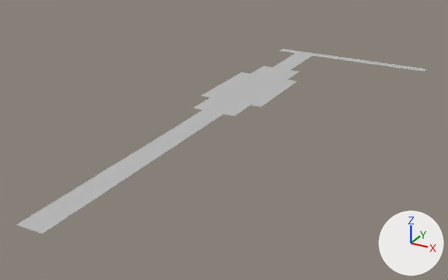
What one commit did to the FBX model Assets/Art Assets/Meshes/Object_TempleRoof_11.fbx.
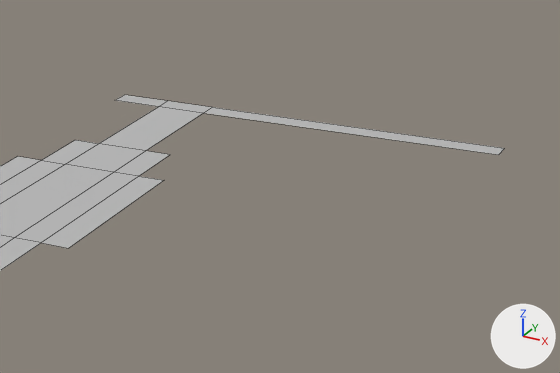
Each version is shown whole from a camera (50 mm lens) standing at (26.2, -56.2, 18.7) and looking at (4.2, -16.2, -1.3), then close up on the part from 52% to 100% of the width and 4% to 55% of the height. Arrows for +X, +Y and +Z are at lower right; the lights stay in place. The close-ups show mesh edges as thin lines. The same objects are shown in both versions, whatever each file hides. Where no turn or scale is listed for an object, it has been applied to the vertices.

In view in the first close-up: 'Object_TempleRoof_11'.
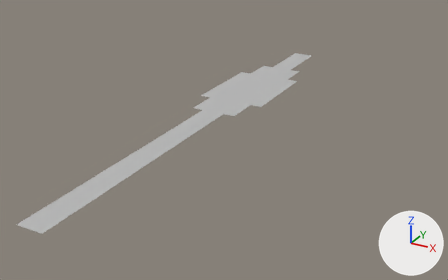
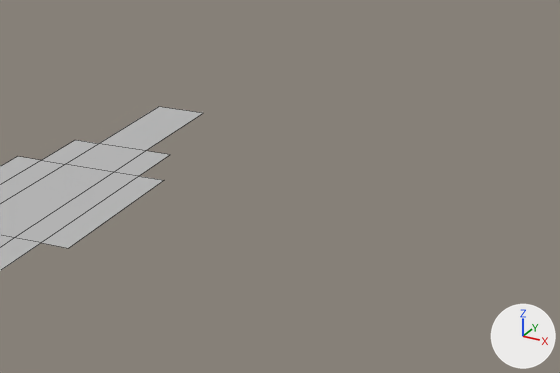
Where the change shows, as pixel boxes [x1, y1, x2, y2] in the close-ups (560 x 373 px):
'Object_TempleRoof_11', reshaped: before [0, 95, 504, 271]; after [0, 107, 203, 271]
part 1 of me_mesh, deleted: before [116, 95, 504, 155]

The change, as a list of edits to the scene's bpy script:
```text
Change me_mesh:
    where me_mesh.from_pydata(...)  # 30 vertices, 16 faces; spans x -1.0..15.0, y -35.0..7.0, z 0.0
    used by ob_object_templeroof_11; location = (0.0, 0.0, 0.0)
    verts and faces of me_mesh; kept vertices keep their numbers, new ones are numbered from 30
    before: 20 (3.0, 6.0, 0.0) at pixel (203, 113), 21 (1.0, 6.0, 0.0) at pixel (158, 106), 22 (3.0, 7.0, 0.0) at pixel (212, 107), 23 (1.0, 7.0, 0.0) at pixel (167, 100), 24 (-1.0, 6.0, 0.0) at pixel (114, 100)
    before: 25 (-1.0, 7.0, 0.0) at pixel (124, 94), 26 (15.0, 6.0, 0.0) at pixel (498, 154), 27 (15.0, 7.0, 0.0) at pixel (504, 148)
    me_mesh part 1
    add delete_vertices([*range(22, 28)])  # with the faces that use them
```
